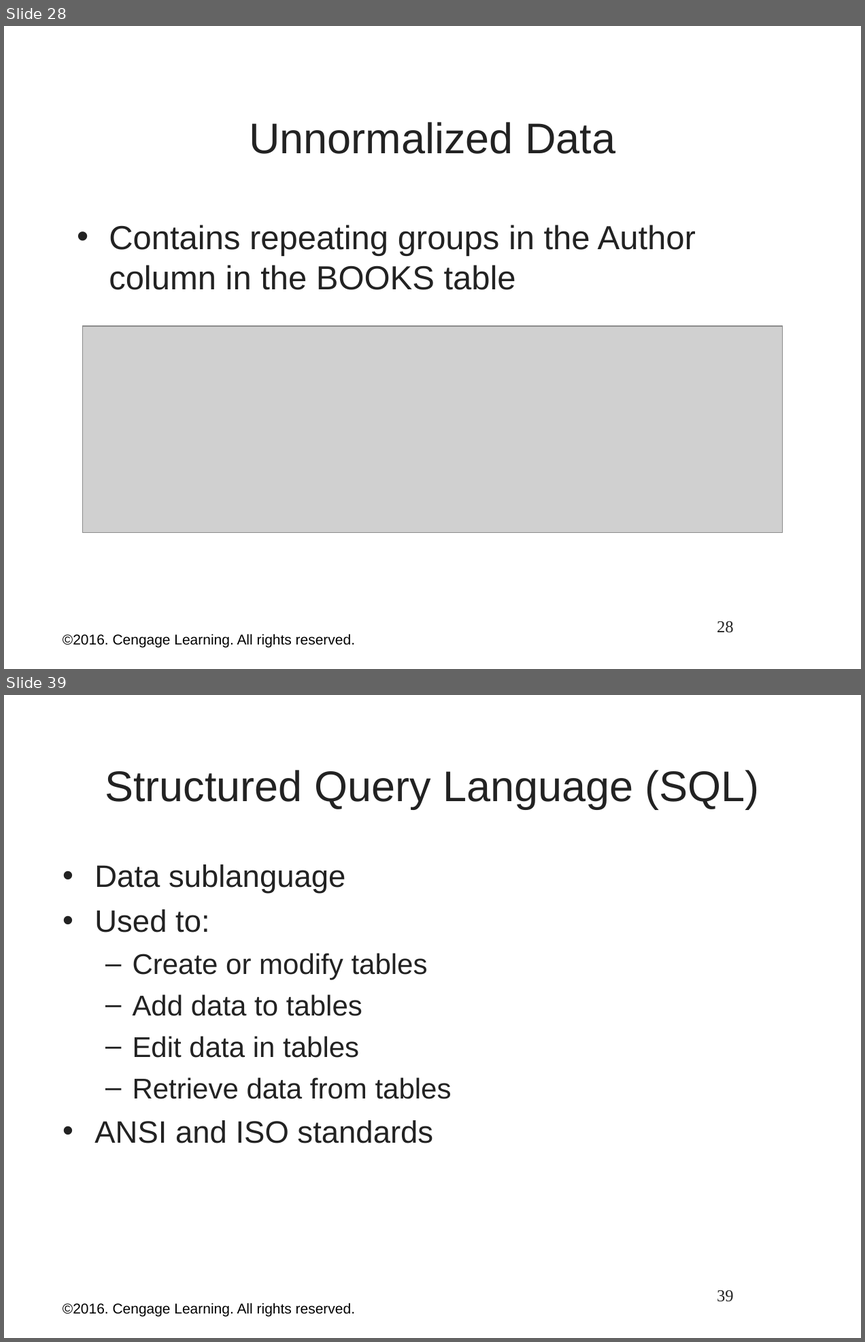
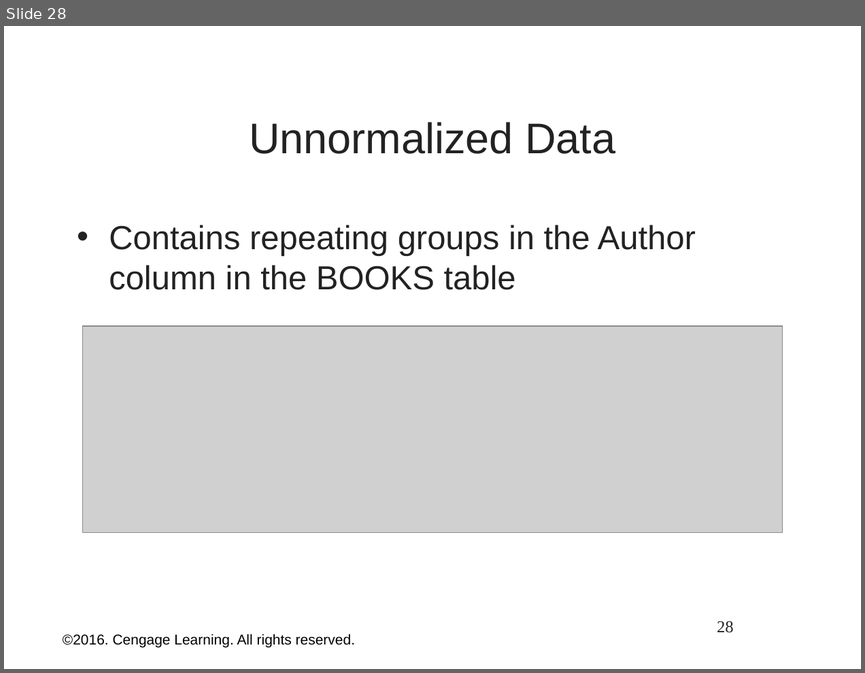
Before and after one commit to nick-cd/dbs201, a slide deck: Notes/1.0 Fundemental of Datases.ppt. Shown one above the other, each under a label of ours: slides 28 and 39 before the commit, slide 28 after it; the slides between them are not shown. The pictures are 865x1342 and 865x673 pixels, drawn with LibreOffice and Linux fonts; fonts in the diff are those of the drawing; grey boxes stand for pictures; background and template pictures are left out. Boxes give left, top, right and bottom in pixels: in the first picture for what was removed or moved away, otherwise in the second. Text is boxed around its words. In the diff, an @@ line names an element or a change of style, - is before the commit and + after.

```diff
--- a/Notes/1.0 Fundemental of Datases.ppt
+++ b/Notes/1.0 Fundemental of Datases.ppt
@@ slide 39 removed at [4, 695, 861, 1338], background picture (left out) @@
@@ title removed at [105, 770, 759, 809] @@
-Structured Query Language (SQL)
@@ text removed at [94, 864, 451, 1143] @@
-• Data sublanguage
-• Used to:
-  – Create or modify tables
-  – Add data to tables
-  – Edit data in tables
-  – Retrieve data from tables
-• ANSI and ISO standards
@@ text removed at [62, 1302, 355, 1316] @@
-©2016. Cengage Learning. All rights reserved.
@@ page number removed at [717, 1289, 734, 1302] @@
-39
```
Also in this commit, not shown: 1 slide changed, 15 other slides removed, 7 other files.
